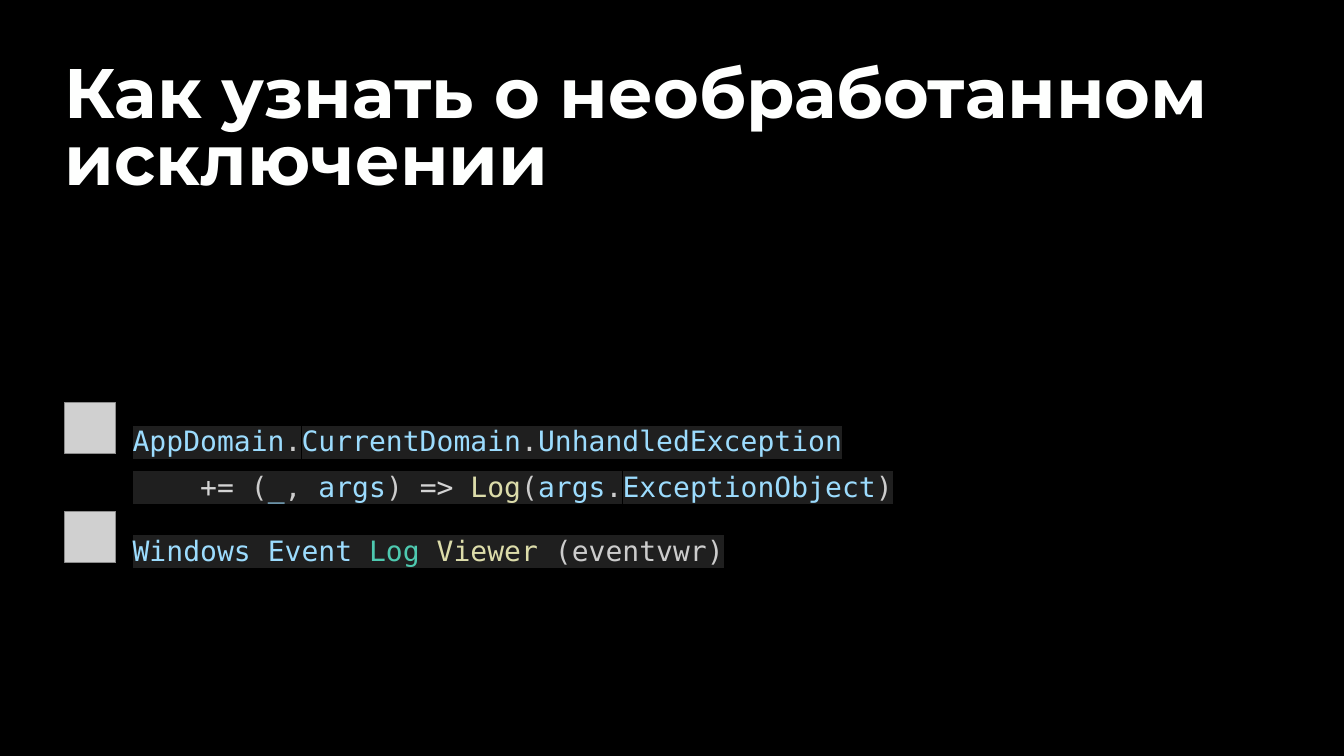
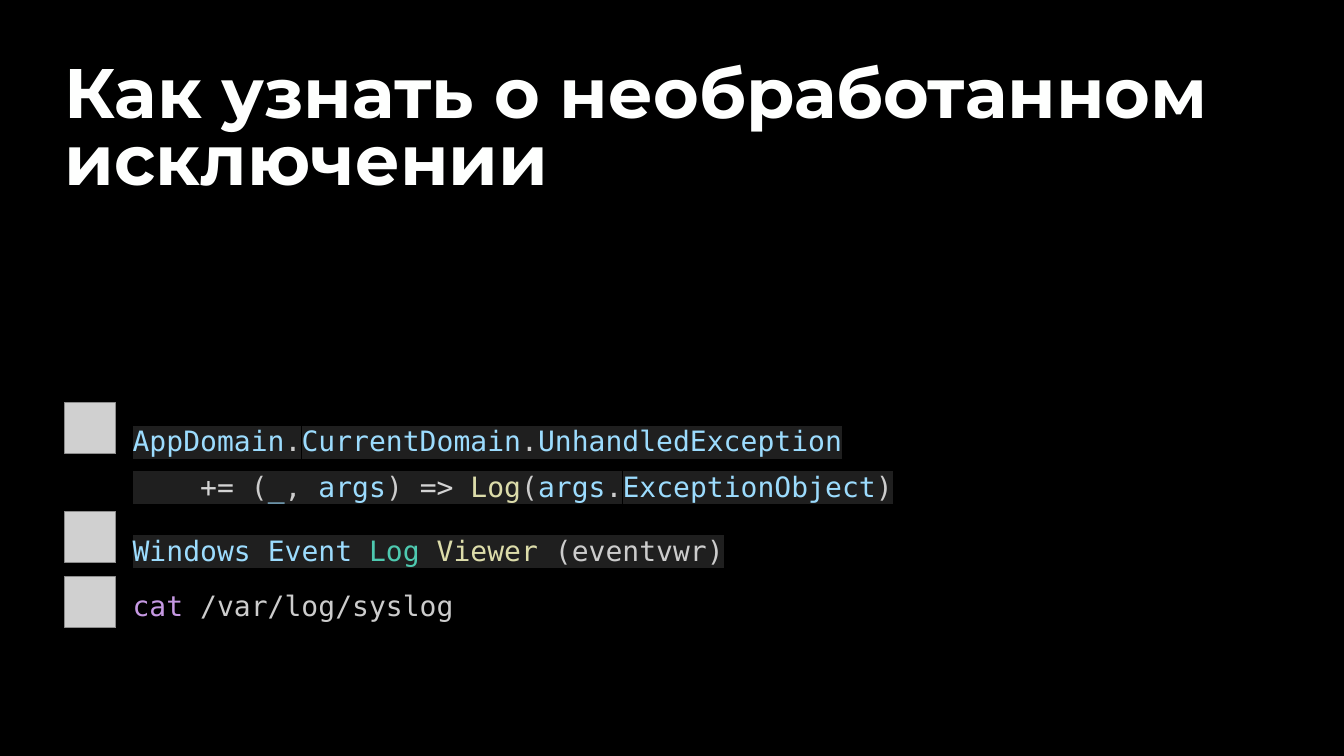
Before and after one commit to kontur-courses/exceptions, a slide deck: slide 19 of exceptions.pptx. Drawn at 1344x756 pixels with LibreOffice and Linux fonts; fonts in the diff are those of the drawing; grey boxes stand for pictures. Boxes give left, top, right and bottom in pixels: in the first picture for what was removed or moved away, otherwise in the second. Text is boxed around its words. In the diff, an @@ line names an element or a change of style, - is before the commit and + after.

```diff
--- a/exceptions.pptx
+++ b/exceptions.pptx
@@ picture added at (65, 577, 116, 628) @@
@@ text added at (133, 594, 453, 622), 20 pt, text #CCCCCC @@
+cat /var/log/syslog
```
Also in this commit, not shown: 4 other slides changed, 45 slides added, 2 slides removed.
